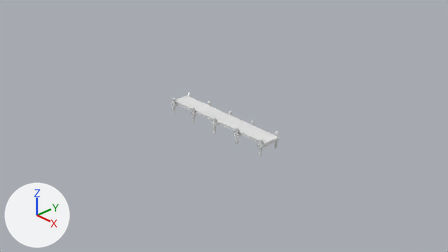
An edit to the Blender file Art/dock.blend, drawn before and after from the same camera.
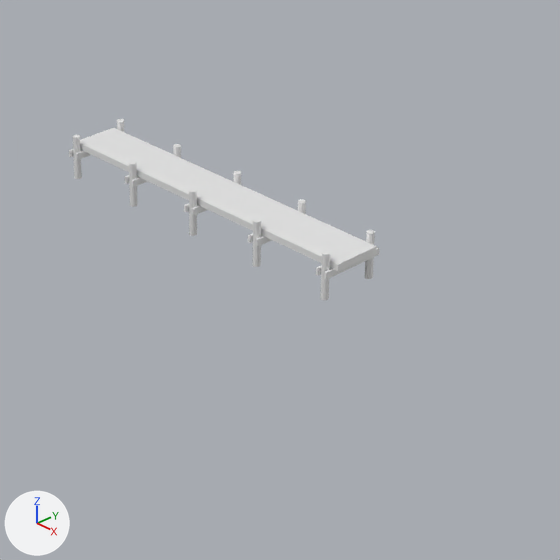
Old and new are each drawn from the file's camera 'Camera' and again close up on the part from 33% to 77% of the width and 20% to 98% of the height. The lights are fixed; the arrows at lower left show +X, +Y and +Z.
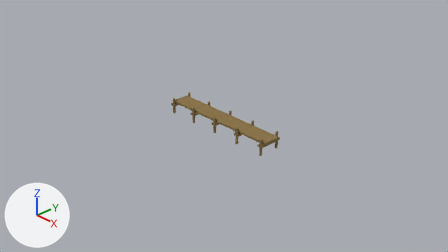
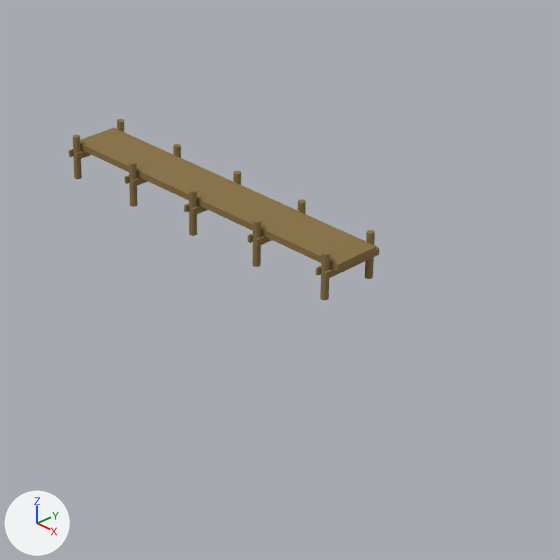
Changed parts and their boxes (x1, y1, x2, y2) in the close-ups (560 x 560 px):
```json
{"object": "Cube", "change": "recoloured", "before": [80, 128, 377, 271], "after": [80, 128, 377, 271], "on screen": "white to brown"}
{"object": "Cylinder.009", "change": "recoloured", "before": [320, 250, 330, 300], "after": [320, 250, 330, 300], "on screen": "white to brown"}
{"object": "Cylinder.007", "change": "recoloured", "before": [252, 218, 261, 267], "after": [252, 218, 261, 267], "on screen": "white to brown"}
{"object": "Cylinder.005", "change": "recoloured", "before": [189, 189, 197, 236], "after": [189, 189, 197, 236], "on screen": "white to brown"}
{"object": "Cylinder.003", "change": "recoloured", "before": [129, 161, 137, 207], "after": [129, 161, 137, 207], "on screen": "white to brown"}
{"object": "Cylinder.001", "change": "recoloured", "before": [73, 135, 82, 179], "after": [73, 135, 82, 179], "on screen": "white to brown"}
{"object": "Cylinder.008", "change": "recoloured", "before": [365, 230, 375, 279], "after": [365, 230, 375, 279], "on screen": "white to brown"}
{"object": "Cube.009", "change": "recoloured", "before": [324, 247, 379, 280], "after": [324, 247, 379, 280], "on screen": "white to brown"}
{"object": "Cube.007", "change": "recoloured", "before": [255, 236, 272, 247], "after": [255, 236, 272, 247]}
{"object": "Cylinder.006", "change": "recoloured", "before": [298, 199, 306, 214], "after": [298, 199, 306, 214]}
{"object": "Cube.005", "change": "recoloured", "before": [191, 206, 208, 216], "after": [191, 206, 208, 216]}
{"object": "Cube.003", "change": "recoloured", "before": [131, 177, 148, 187], "after": [131, 177, 148, 187]}
{"object": "Cylinder.004", "change": "recoloured", "before": [233, 171, 241, 185], "after": [233, 171, 241, 185]}
{"object": "Cylinder.002", "change": "recoloured", "before": [173, 144, 181, 158], "after": [173, 144, 181, 158]}
{"object": "Cube.001", "change": "recoloured", "before": [75, 151, 91, 160], "after": [75, 151, 91, 160]}
{"object": "Cylinder", "change": "recoloured", "before": [117, 119, 124, 132], "after": [117, 119, 124, 132]}
{"object": "Cube.008", "change": "recoloured", "before": [248, 233, 263, 243], "after": [248, 233, 263, 243]}
{"object": "Cube.004", "change": "recoloured", "before": [125, 175, 138, 184], "after": [125, 175, 138, 184]}
{"object": "Cube.002", "change": "recoloured", "before": [69, 149, 83, 157], "after": [69, 149, 83, 157]}
```

The change, as JSON lines over the scene's bpy script:
```json
{"op": "set", "path": "mat_material.base_color", "old": "(0.8, 0.8, 0.8)", "new": "(0.271, 0.187, 0.0778)", "note": "white #e7e7e7 -> brown #8e784f"}
{"block": "me_cylinder_003", "where": "me_cylinder_003.from_pydata(...)  # 64 vertices, 34 faces; spans x -1.0..1.0, y -1.0..1.0, z -1.0..0.37"}
{"op": "add", "block": "me_cylinder_003", "code": "me_cylinder_003.materials.append(mat_material)  # brown #8e784f"}
{"block": "me_cylinder_004", "where": "me_cylinder_004.from_pydata(...)  # 64 vertices, 34 faces; spans x -1.0..1.0, y -1.0..1.0, z -1.0..0.37"}
{"op": "add", "block": "me_cylinder_004", "code": "me_cylinder_004.materials.append(mat_material)  # brown #8e784f"}
{"block": "me_cube_005", "where": "me_cube_005.from_pydata(...)  # 8 vertices, 6 faces; spans x -1.0..1.0, y -1.0..1.0, z -1.0..1.0"}
{"op": "add", "block": "me_cube_005", "code": "me_cube_005.materials.append(mat_material)  # brown #8e784f"}
{"block": "me_cube_006", "where": "me_cube_006.from_pydata(...)  # 8 vertices, 6 faces; spans x -1.0..1.0, y -1.0..1.0, z -1.0..1.0"}
{"op": "add", "block": "me_cube_006", "code": "me_cube_006.materials.append(mat_material)  # brown #8e784f"}
{"block": "me_cylinder_005", "where": "me_cylinder_005.from_pydata(...)  # 64 vertices, 34 faces; spans x -1.0..1.0, y -1.0..1.0, z -1.0..0.37"}
{"op": "add", "block": "me_cylinder_005", "code": "me_cylinder_005.materials.append(mat_material)  # brown #8e784f"}
{"block": "me_cylinder_006", "where": "me_cylinder_006.from_pydata(...)  # 64 vertices, 34 faces; spans x -1.0..1.0, y -1.0..1.0, z -1.0..0.37"}
{"op": "add", "block": "me_cylinder_006", "code": "me_cylinder_006.materials.append(mat_material)  # brown #8e784f"}
{"block": "me_cube_007", "where": "me_cube_007.from_pydata(...)  # 8 vertices, 6 faces; spans x -1.0..1.0, y -1.0..1.0, z -1.0..1.0"}
{"op": "add", "block": "me_cube_007", "code": "me_cube_007.materials.append(mat_material)  # brown #8e784f"}
{"block": "me_cube_008", "where": "me_cube_008.from_pydata(...)  # 8 vertices, 6 faces; spans x -1.0..1.0, y -1.0..1.0, z -1.0..1.0"}
{"op": "add", "block": "me_cube_008", "code": "me_cube_008.materials.append(mat_material)  # brown #8e784f"}
{"block": "me_cylinder_007", "where": "me_cylinder_007.from_pydata(...)  # 64 vertices, 34 faces; spans x -1.0..1.0, y -1.0..1.0, z -1.0..0.37"}
{"op": "add", "block": "me_cylinder_007", "code": "me_cylinder_007.materials.append(mat_material)  # brown #8e784f"}
{"block": "me_cylinder_008", "where": "me_cylinder_008.from_pydata(...)  # 64 vertices, 34 faces; spans x -1.0..1.0, y -1.0..1.0, z -1.0..0.37"}
{"op": "add", "block": "me_cylinder_008", "code": "me_cylinder_008.materials.append(mat_material)  # brown #8e784f"}
{"block": "me_cube_009", "where": "me_cube_009.from_pydata(...)  # 8 vertices, 6 faces; spans x -1.0..1.0, y -1.0..1.0, z -1.0..1.0"}
{"op": "add", "block": "me_cube_009", "code": "me_cube_009.materials.append(mat_material)  # brown #8e784f"}
{"block": "me_cube_010", "where": "me_cube_010.from_pydata(...)  # 8 vertices, 6 faces; spans x -1.0..1.0, y -1.0..1.0, z -1.0..1.0"}
{"op": "add", "block": "me_cube_010", "code": "me_cube_010.materials.append(mat_material)  # brown #8e784f"}
{"block": "me_cylinder_009", "where": "me_cylinder_009.from_pydata(...)  # 64 vertices, 34 faces; spans x -1.0..1.0, y -1.0..1.0, z -1.0..0.37"}
{"op": "add", "block": "me_cylinder_009", "code": "me_cylinder_009.materials.append(mat_material)  # brown #8e784f"}
```
